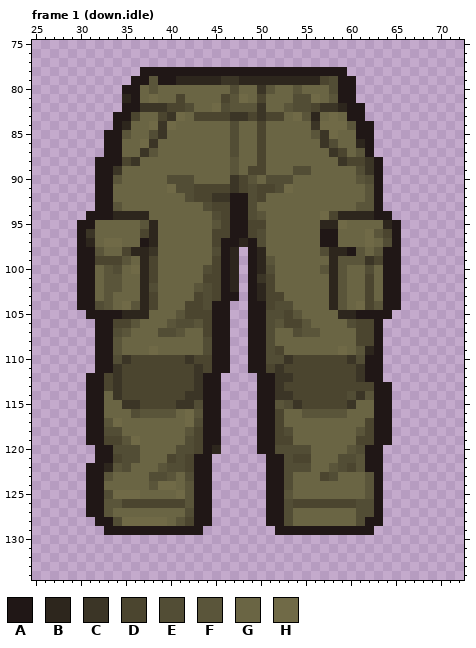
Two states of a pixel-art file, assets/source/characters/player-r01/editable/bottom.field-trousers.aseprite. The picture above was drawn from the file before the commit.
96x144 pixels, 4 frames. Colours within 5 levels of each other are drawn and written as one. Shown: frame 1 (down.idle): x 25..72, y 75..134. The commit also changed other frames, which this record leaves out.
Palette (. is transparent): A #201716  B #2d261d  C #3b3526  D #4b452f  E #524d35  F #5a553a  G #6a6544  H #706a47
New version:
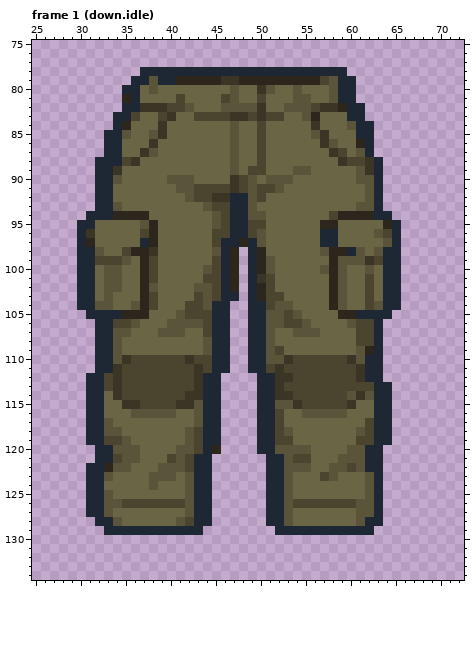
The edit:
Colour A changes from #201716 to #1e2835.
Frame 1 (down.idle):
The author changed colour E to colour F in row 79 at x 58; in row 80 at x 47 and 58; in row 81 at x 54 to 55; in row 82 at x 42, 46 and 54 to 55; in row 84 at x 47; in row 85 at x 38 and 47.
The author changed colour E to colour F in row 86 at x 47 and 58; in row 87 at x 47; in row 89 at x 54 to 55 and 61; in row 90 at x 40 to 42, 51 to 53 and 62; in row 91 at x 41 to 42, 49 and 52; in row 92 at x 42 and 49.
The author changed colour E to colour F in row 93 at x 44 and 49; in row 94 at x 45 and 49; in row 96 at x 50; in row 97 at x 50 and 64; in row 98 at x 45 and 57; in row 100 at x 34, 44, 51 and 62.
The author changed colour E to colour F in row 102 at x 38 and 44; in row 103 at x 44; in row 104 at x 32, 44 and 52 to 53; in row 105 at x 51 to 52; in row 106 at x 41 to 42, 51 and 60; in row 107 at x 34, 39 to 40, 51 and 54.
The author changed colour E to colour F in rows 108 to 109 at x 44 and 51; in row 110 at x 34, 51 to 52 and 61; in row 114 at x 60; in row 115 at x 43 and 53; in row 116 at x 36; in row 117 at x 43.
The author changed colour E to colour F in row 118 at x 33 to 34 and 53; in row 119 at x 42; in row 120 at x 34 to 36, 41 to 42, 52 to 55 and 61; in row 121 at x 35 to 36, 41, 53 and 59 to 60; in row 122 at x 35, 40 to 41, 53 to 55 and 59; in row 123 at x 38 to 39, 42, 53 and 58.
The author changed colour E to colour F in row 124 at x 53; in row 125 at x 33; in row 126 at x 53 and 61 to 62; in row 127 at x 42, 53 and 61 to 62; in row 128 at x 34, 53 and 61.
The author changed colour H to colour G in row 81 at x 38, 48 and 56; in row 82 at x 45; in row 83 at x 41, 54 and 58; in row 84 at x 38, 40 and 57 to 59; in row 85 at x 58; in row 86 at x 37.
The author changed colour H to colour G in row 91 at x 40 and 53; in row 94 at x 57; in row 95 at x 59; in row 96 at x 62; in row 97 at x 33 to 34 and 62; in row 100 at x 36.
The author changed colour H to colour G in row 104 at x 35 and 61; in row 109 at x 38 and 59; in row 116 at x 42; in row 117 at x 34 and 42; in row 119 at x 36; in row 124 at x 39 to 40.
The author changed colour H to colour G in row 125 at x 34 to 36 and 41; in row 128 at x 35 to 39.
Pixel boxes of the changes (left, top, right, bottom) in both pictures:
changed: (77, 67, 401, 535)
